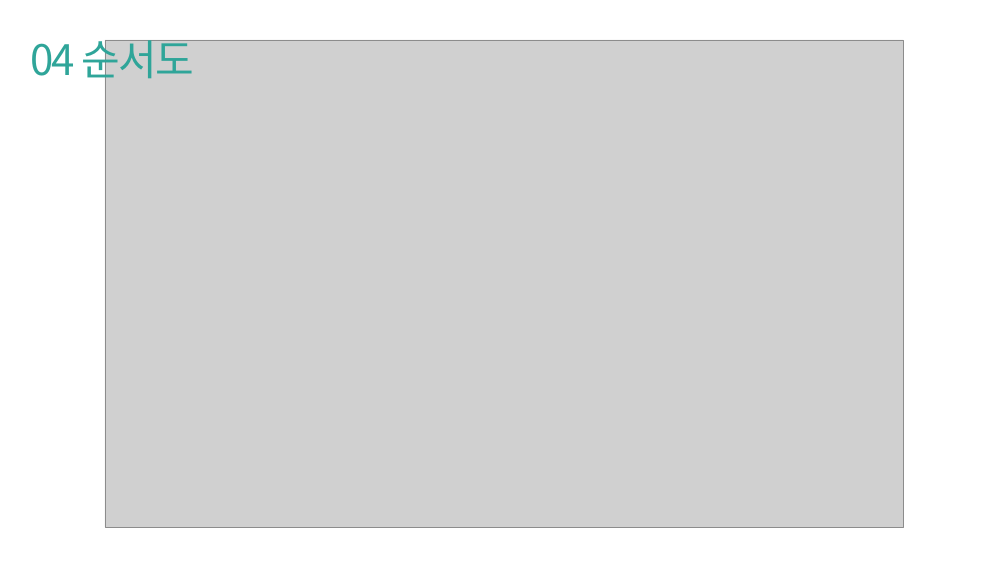
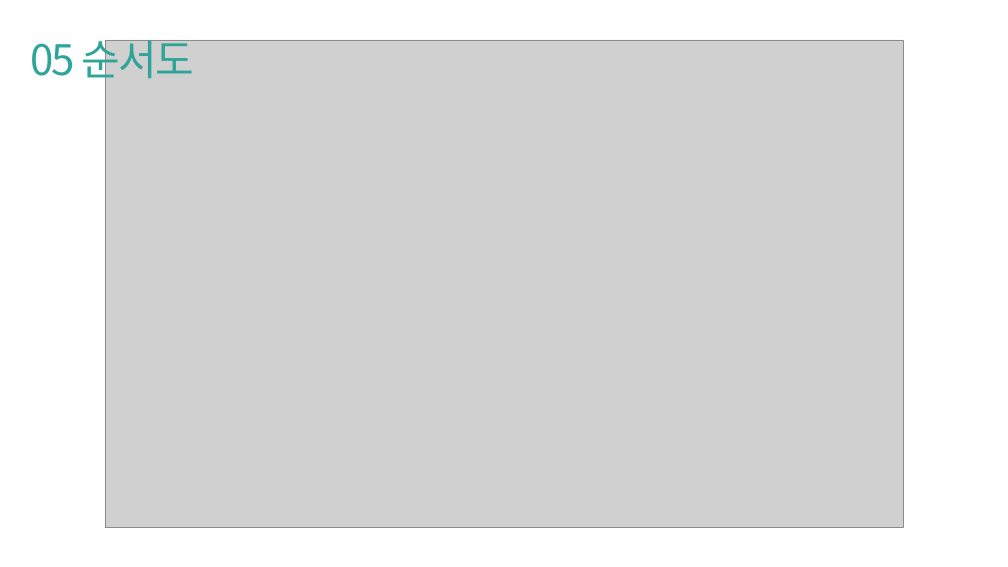
Before and after one commit to pknu-wap/2021_APP_TEAM4, a slide deck: slide 9 of WAP_APP_3 중간발표.pptx (slide 8 before the commit). Drawn at 1008x567 pixels with LibreOffice and Linux fonts; fonts in the diff are those of the drawing; grey boxes stand for pictures. Boxes give left, top, right and bottom in pixels: in the first picture for what was removed or moved away, otherwise in the second. Text is boxed around its words. In the diff, an @@ line names an element or a change of style, - is before the commit and + after.

```diff
--- a/WAP_APP_3 중간발표.pptx
+++ b/WAP_APP_3 중간발표.pptx
@@ text at (x1=30, y1=33, x2=194, y2=86): text changed @@
-04 순서도
+05 순서도
```
Also in this commit, not shown: 8 other slides changed, 1 slide added.
